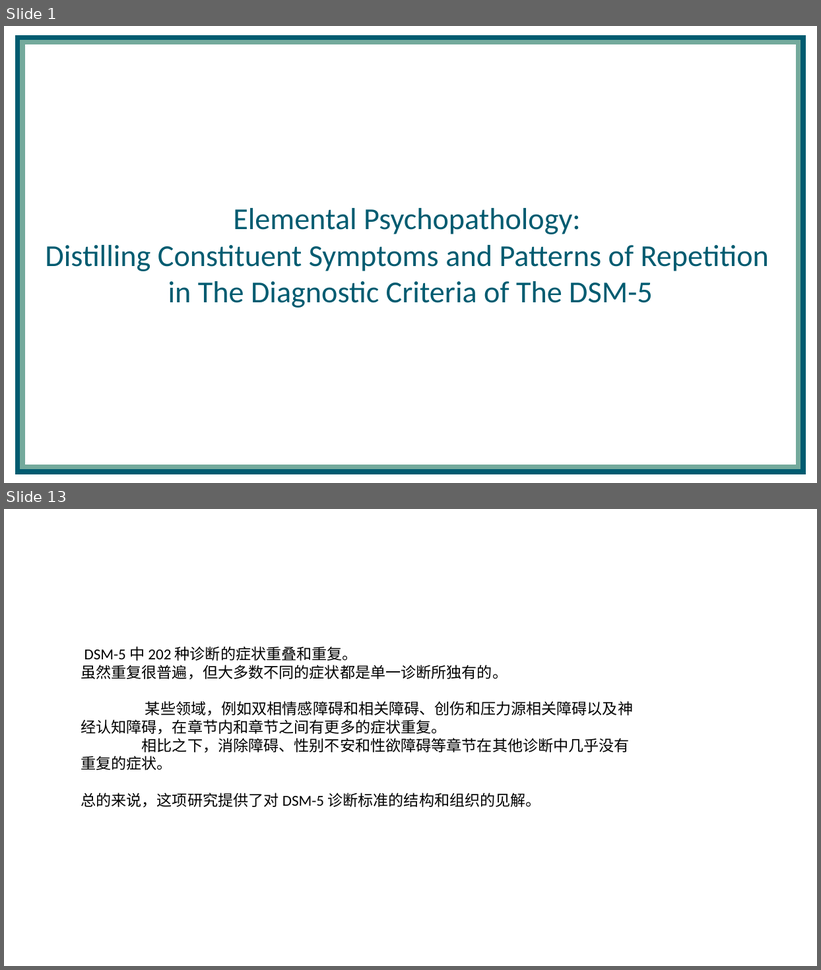
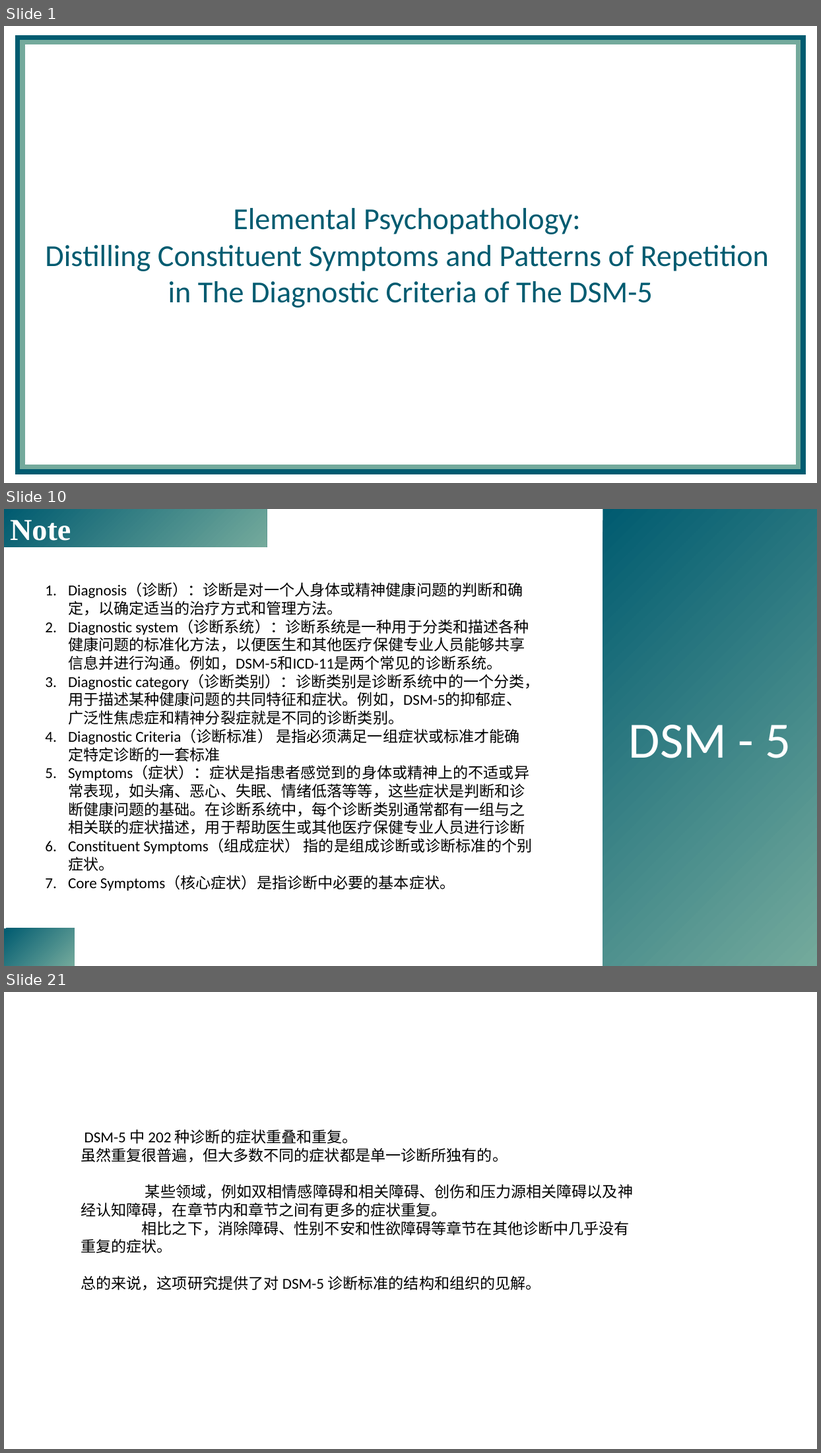
Before and after one commit to yuki-961004/Presentation, a slide deck: 230518_DSM5/Forbes_2023_psyarxiv.pptx. Shown one above the other, each under a label of ours: slides 1 and 13 before the commit, slides 1, 10 and 21 after it; the slides between them are not shown. The pictures are 821x970 and 821x1453 pixels, drawn with LibreOffice and Linux fonts; fonts in the diff are those of the drawing; background and template pictures are left out. Boxes give left, top, right and bottom in pixels: in the first picture for what was removed or moved away, otherwise in the second. Text is boxed around its words. In the diff, an @@ line names an element or a change of style, - is before the commit and + after.

```diff
--- a/230518_DSM5/Forbes_2023_psyarxiv.pptx
+++ b/230518_DSM5/Forbes_2023_psyarxiv.pptx
@@ slide 10 added at bbox=[4, 509, 817, 966], background picture (left out) @@
@@ rectangle added at bbox=[4, 509, 603, 966], fill #FFFFFF at 50% opacity @@
@@ rectangle added at bbox=[4, 509, 267, 547], fill gradient #005B70 to #74AA9C, 36 pt, text #FFFFFF, bold @@
+Note
@@ rectangle added at bbox=[603, 509, 817, 966], fill gradient #005B70 to #74AA9C, 60 pt, text #FFFFFF @@
+DSM - 5
@@ text added at bbox=[68, 583, 539, 891], 18 pt, text #000000 @@
+1. Diagnosis（诊断）：诊断是对一个人身体或精神健康问题的判断和确定，以确定适当的治疗方式和管理方法。
+2. Diagnostic system（诊断系统）：诊断系统是一种用于分类和描述各种健康问题的标准化方法，以便医生和其他医疗保健专业人员能够共享信息并进行沟通。例如，DSM-5和ICD-11是两个常见的诊断系统。
+3. Diagnostic category（诊断类别）：诊断类别是诊断系统中的一个分类，用于描述某种健康问题的共同特征和症状。例如，DSM-5的抑郁症、广泛性焦虑症和精神分裂症就是不同的诊断类别。
+4. Diagnostic Criteria（诊断标准） 是指必须满足一组症状或标准才能确定特定诊断的一套标准
+5. Symptoms（症状）：症状是指患者感觉到的身体或精神上的不适或异常表现，如头痛、恶心、失眠、情绪低落等等，这些症状是判断和诊断健康问题的基础。在诊断系统中，每个诊断类别通常都有一组与之相关联的症状描述，用于帮助医生或其他医疗保健专业人员进行诊断
+6. Constituent Symptoms（组成症状） 指的是组成诊断或诊断标准的个别症状。
+7. Core Symptoms（核心症状）是指诊断中必要的基本症状。
@@ rectangle added at bbox=[4, 929, 74, 966], fill gradient #005B70 to #74AA9C @@
@@ what was slide 13 is now slide 21 @@
```
Also in this commit, not shown: 8 slides changed, 10 other slides added, 3 slides removed.
